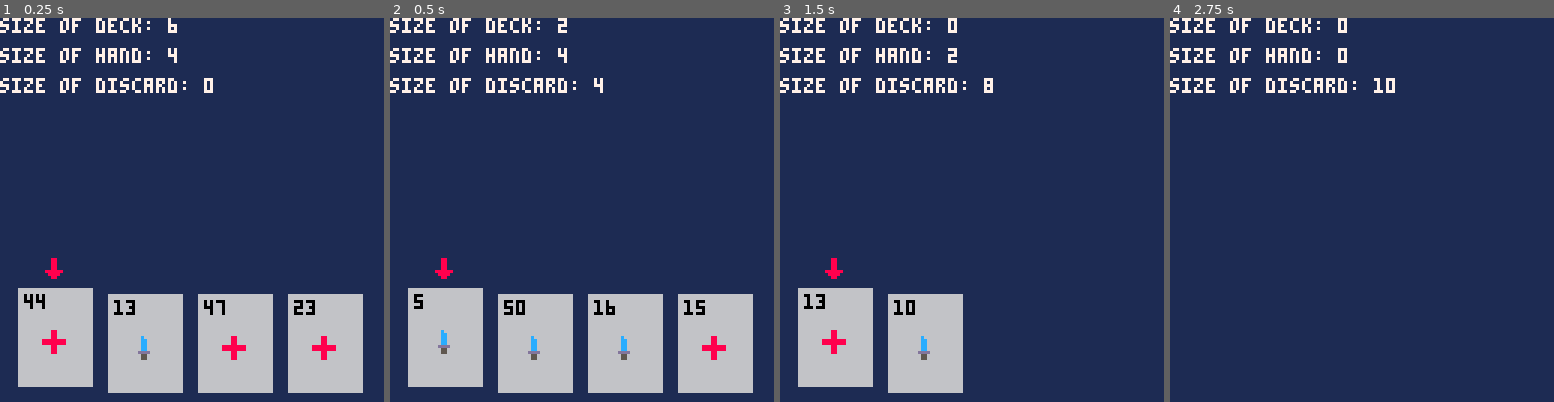
Above: before the commit, frames 1-4 (left to right).
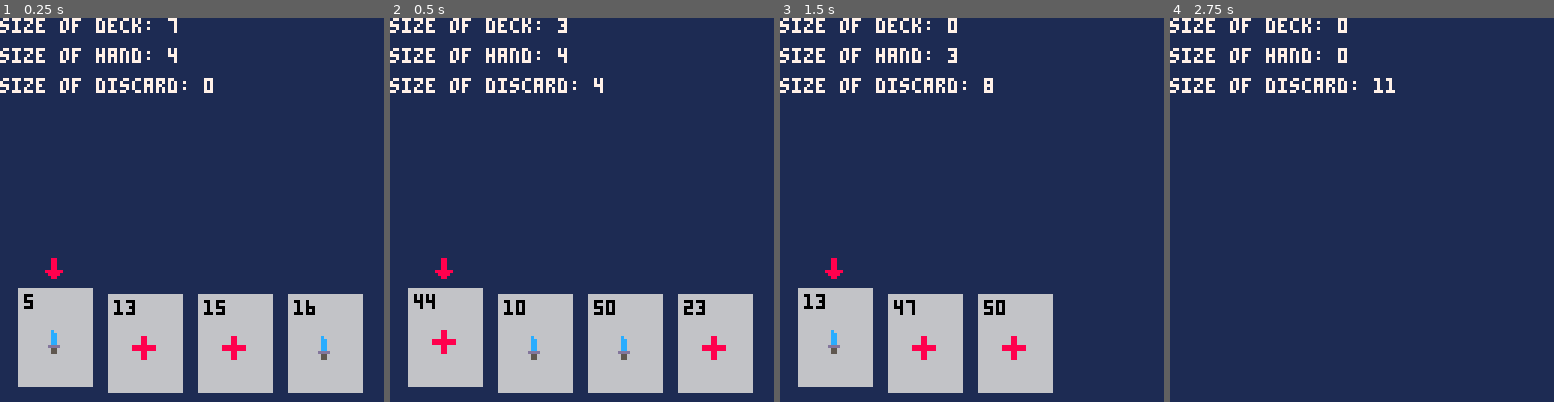
Above: after the commit, the same moments.

Repository: camden/minidom
Game: PICO-8 cartridge dom.p8
Two runs of this game, one before a commit and one after it. Both use one fixed random seed, a clock stepped at 60 frames per second and the inputs below.
Inputs:
- Up to frame 1 (0.25 s): no input
- Up to frame 2 (0.5 s): tap X (X key) at 0.33 s
- Up to frame 3 (1.5 s): tap X (X key) at 1.07 s
- Up to frame 4 (2.75 s): hold Right 1.6-2.1 s; tap X (X key) at 1.85 s; hold Right from 2.47 s (still down)

The runs differ from the first frame. In frame 1, 0.9% of the frame differs, in the area x 6-88%, y 0-90%; in frame 2, 0.5%; in frame 3, 5.5%, in the area x 10-72%, y 9-98%; in frame 4, less than 0.1%.

Commit message:
before new func

Diff:
--- a/dom.p8
+++ b/dom.p8
@@ -111,14 +111,13 @@
 -- game functions ---------------------------------------------
 
 function put_cards_in_deck()
-  for i = 1,10 do
+  for i = 1,11 do
     local c = make_card()
     add(deck, c)
   end
 end
 
 function draw_cards_from_deck()
-  deck = shuffle(deck)
   local cards_to_del = {}
 
   for i = 1,max_hand_size do
@@ -132,6 +131,18 @@
   end
 end
 
+function draw_single_card_from_deck()
+  if len(deck) > 0 then
+    return deck[1]
+  else
+    shuffle_discard_back_into_deck()
+    return deck[1]
+  end
+end
+
+function shuffle_discard_back_into_deck()
+end
+
 function discard_hand()
   local cards_to_del = {}
 
@@ -143,6 +154,9 @@
   for c_to_del in all(cards_to_del) do
     del(hand, c_to_del)
   end
+end
+
+function move_card(card, from, to)
 end
 
 function make_card()
